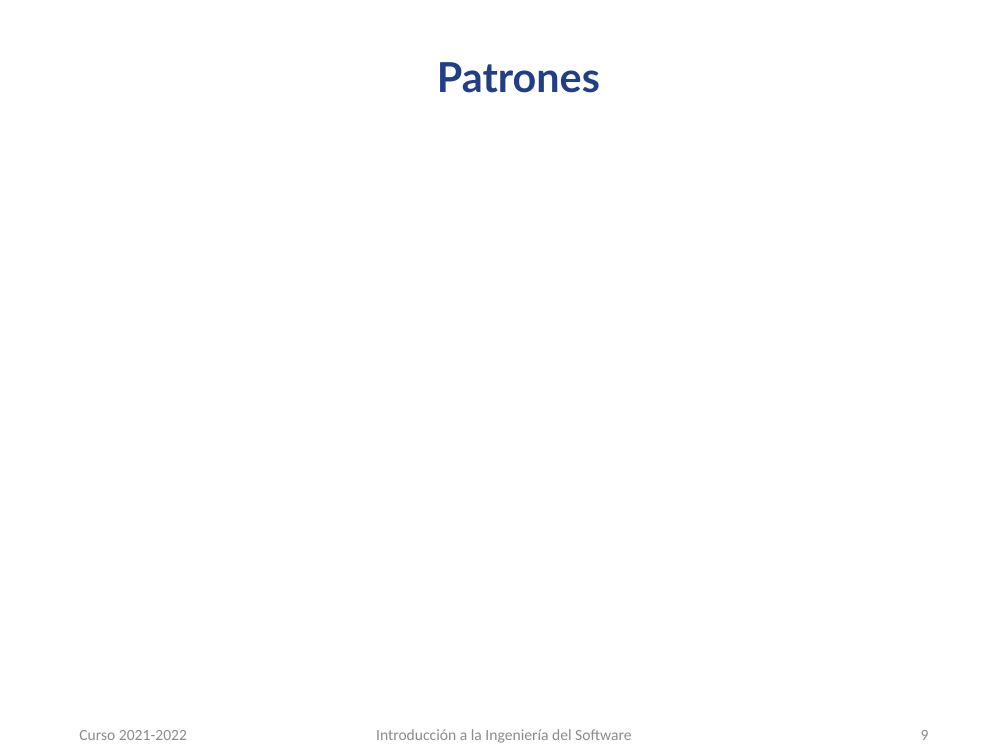
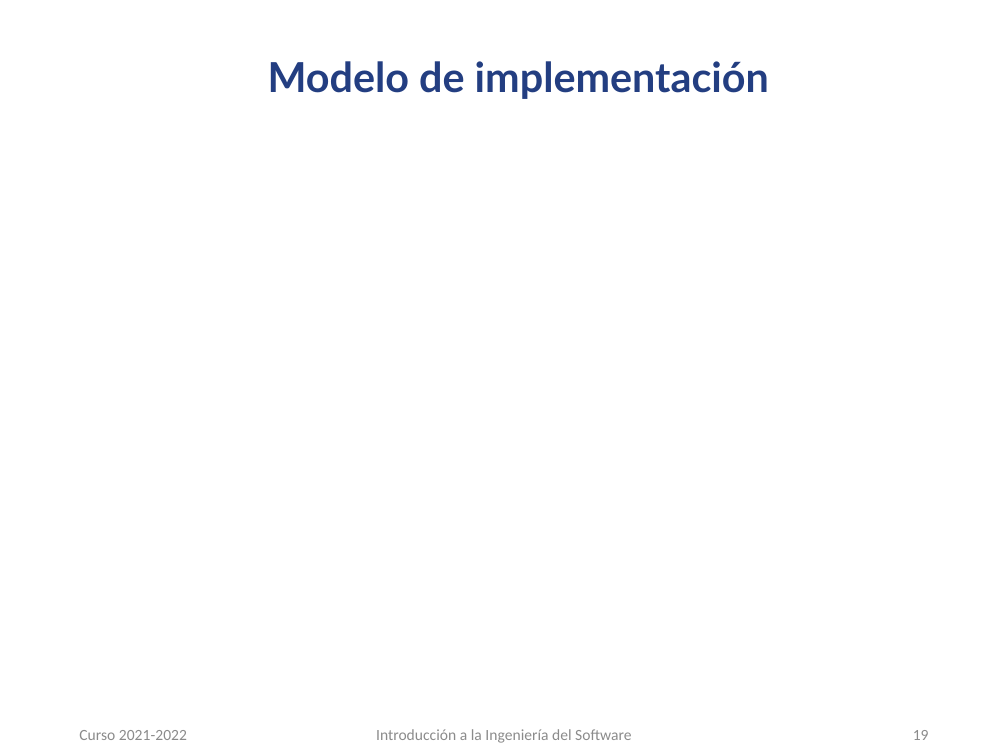
Before and after one commit to carloscmor/PRIMERA_FILA, a slide deck: slide 19 of PFentertainment_presentación.pptx (slide 9 before the commit). Drawn at 1008x756 pixels with LibreOffice and Linux fonts; fonts in the diff are those of the drawing; background and template pictures are left out. Boxes give left, top, right and bottom in pixels: in the first picture for what was removed or moved away, otherwise in the second. Text is boxed around its words. In the diff, an @@ line names an element or a change of style, - is before the commit and + after.

```diff
--- a/PFentertainment_presentación.pptx
+++ b/PFentertainment_presentación.pptx
@@ title at box(268, 61, 769, 99): text changed @@
-Patrones
+Modelo de implementación
@@ page number at box(913, 730, 929, 740): text changed @@
-9
+19
```
Also in this commit, not shown: 9 other slides changed, 11 slides added.
